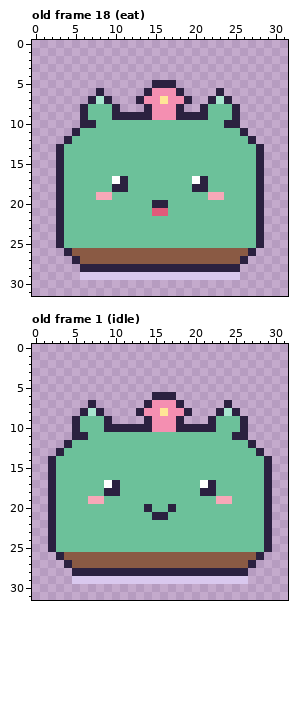
File history of a pixel-art file, art/characters/nature/fernwhisk.aseprite. This is how it looked before the edit.
32x32 pixels, 24 frames. Shown: old frame 18 (eat), old frame 1 (idle). The commit also changed other frames, which this record leaves out.
New version:
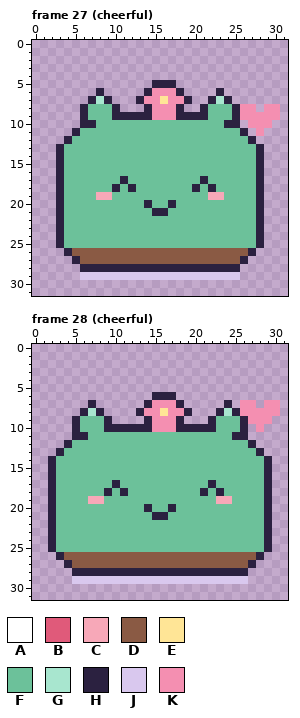
Palette (. is transparent): A #ffffff  B #e05a7a  C #f7a8b8  D #8a5a44  E #ffe596  F #6cc19a  G #a8e6cf  H #2b2140  J #d9c8ee  K #f48fb1
A new or re-ordered frame is compared with the old frame closest to it.
The edit:
{"change": "frames 24 -> 28"}
{"where": "frame 27 (cheerful) is new; against old frame 18 (eat), layer \"pet\""}
{"frame":27,"y":8,"x":26,"old":"..","new":"KK"}
{"frame":27,"y":8,"x":29,"old":"..","new":"KK"}
{"frame":27,"y":9,"x":26,"old":".....","new":"KKKKK"}
{"frame":27,"y":10,"x":27,"old":"...","new":"KKK"}
{"frame":27,"y":11,"x":28,"old":".","new":"K"}
{"frame":27,"y":17,"x":10,"old":"A","new":"F"}
{"frame":27,"y":17,"x":20,"old":"A","new":"F"}
{"frame":27,"y":18,"x":11,"old":"HF","new":"FH"}
{"frame":27,"y":18,"x":21,"old":"HF","new":"FH"}
{"frame":27,"y":20,"x":14,"old":"FHHF","new":"HFFH"}
{"frame":27,"y":21,"x":15,"old":"BB","new":"HH"}
{"where": "frame 28 (cheerful) is new; against old frame 1 (idle), layer \"pet\""}
{"frame":28,"y":7,"x":26,"old":"..","new":"KK"}
{"frame":28,"y":7,"x":29,"old":"..","new":"KK"}
{"frame":28,"y":8,"x":26,"old":".....","new":"KKKKK"}
{"frame":28,"y":9,"x":27,"old":"...","new":"KKK"}
{"frame":28,"y":10,"x":28,"old":".","new":"K"}
{"frame":28,"y":17,"x":9,"old":"A","new":"F"}
{"frame":28,"y":17,"x":21,"old":"A","new":"F"}
{"frame":28,"y":18,"x":10,"old":"HF","new":"FH"}
{"frame":28,"y":18,"x":22,"old":"HF","new":"FH"}
{"label":"added","picture_box":[240,104,280,136]}
{"label":"changed","picture_box":[112,176,216,216]}
{"label":"added","picture_box":[240,400,280,432]}
{"label":"changed","picture_box":[104,480,128,496]}
{"label":"changed","picture_box":[200,480,224,496]}
